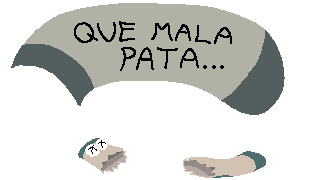
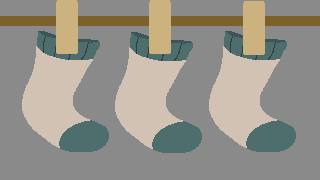
Revision of a layered (320, 180) image; what changed, layer by layer:
hid group "Grupo 11" (8 layers) over <box>11,3,285,178</box>
showed group "Grupo 3" (11 layers) over <box>0,0,320,153</box>
showed "Fondo" over <box>0,0,320,180</box>
